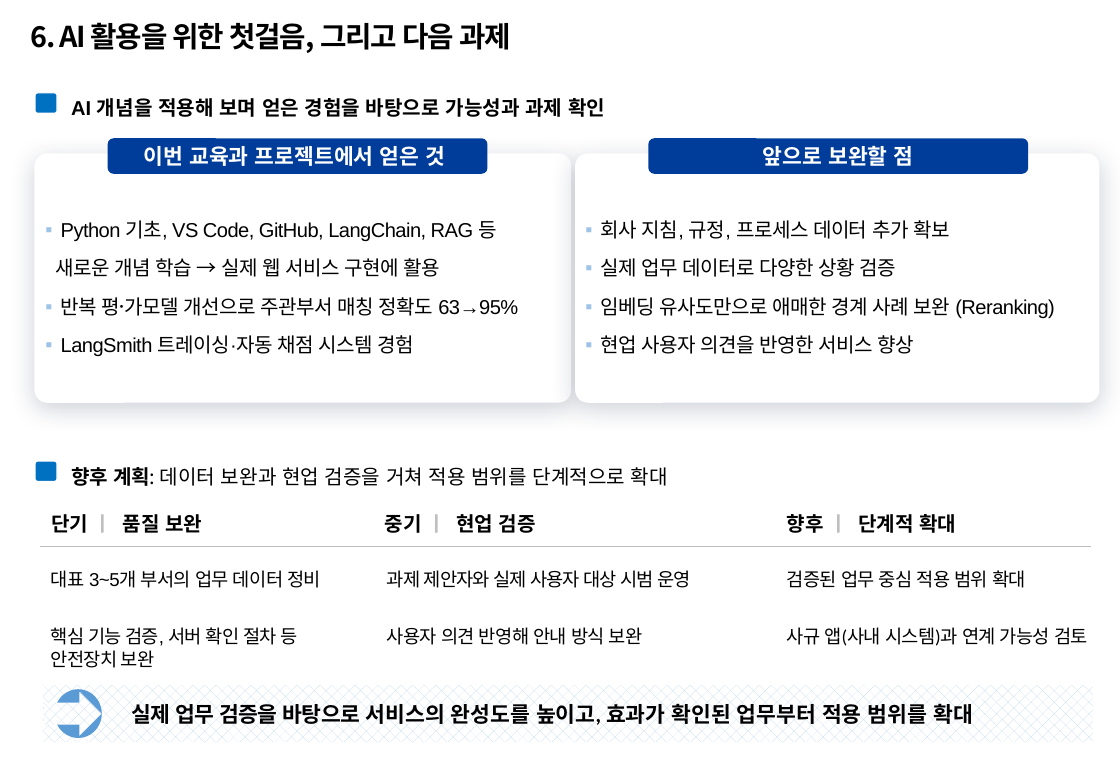
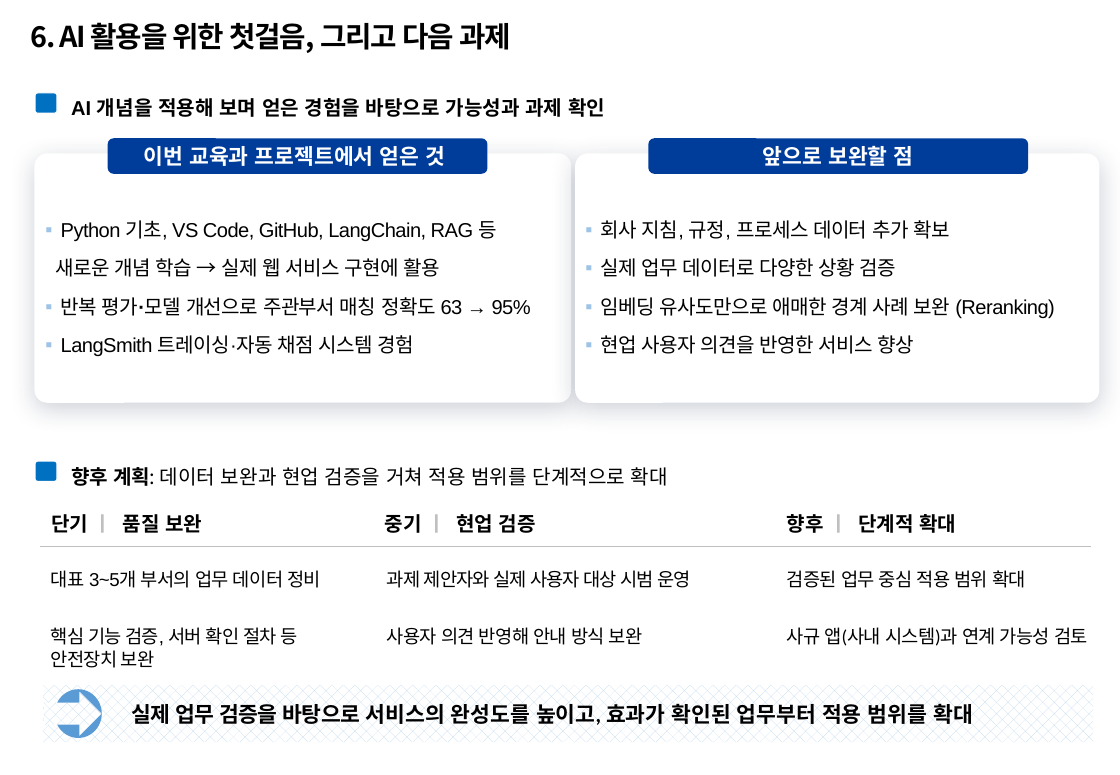
Before and after one commit to temmi81-hue/department-ragas, a slide deck: slide 7 of presentation/submission/26년 포스코퓨처엠 AI활용전문가 과정_사무계_송다혜.pptx. Drawn at 1120x775 pixels with LibreOffice and Linux fonts; fonts in the diff are those of the drawing; background and template pictures are left out. Boxes give left, top, right and bottom in pixels: in the first picture for what was removed or moved away, otherwise in the second. Text is boxed around its words. In the diff, an @@ line names an element or a change of style, - is before the commit and + after.

```diff
--- a/presentation/submission/26년 포스코퓨처엠 AI활용전문가 과정_사무계_송다혜.pptx
+++ b/presentation/submission/26년 포스코퓨처엠 AI활용전문가 과정_사무계_송다혜.pptx
@@ text at (61, 297, 531, 316): text changed @@
-▪ 반복 평가〮모델 개선으로 주관부서 매칭 정확도 63→95%
+▪ 반복 평가·모델 개선으로 주관부서 매칭 정확도 63 → 95%
```
Also in this commit, not shown: 5 other slides changed, 1 slide added, 5 other files.
